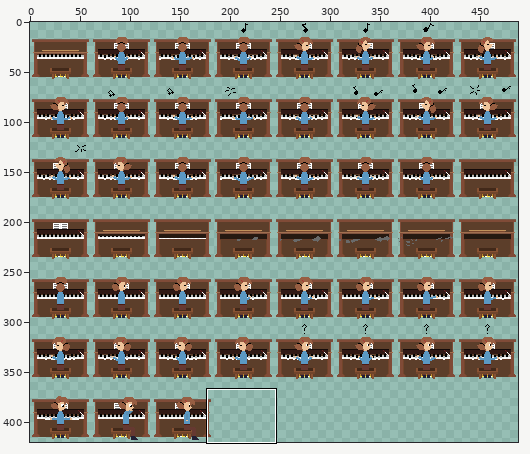
Edited in one commit: sprite sheet (scenes/scene_1_children/piano.png). The picture above shows the old version from afar; the outline marks the close-up.
Close-up. As it was:
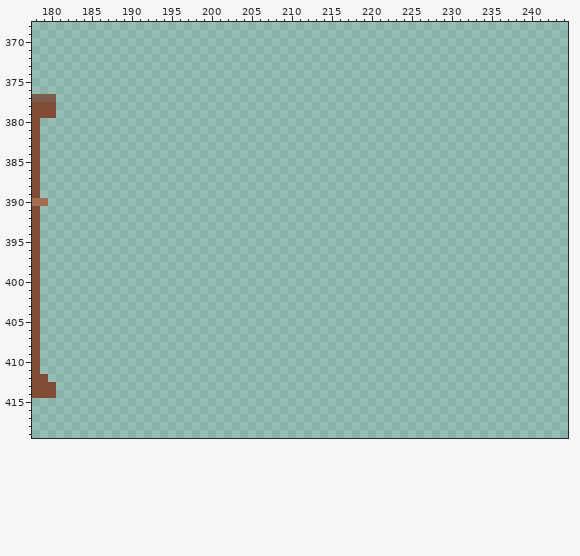
The file is 488x420 pixels. Colours within 5 levels of each other are drawn and written as one. Shown: x 178..244, y 368..419. The commit also changed other parts of the picture, which this record leaves out.
After:
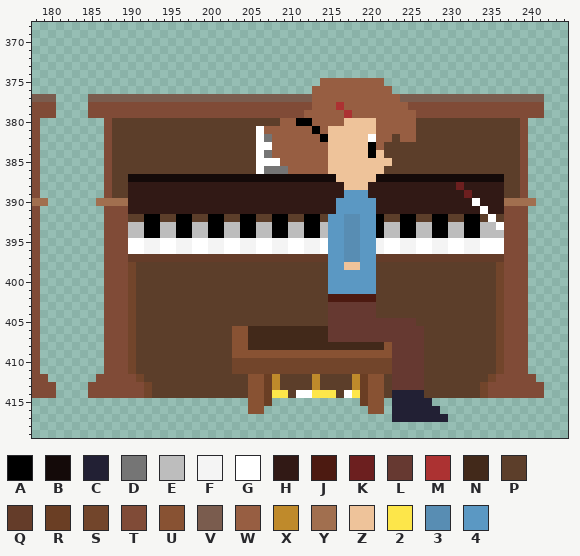
Palette (. is transparent): A #000000  B #140a09  C #222034  D #757575  E #bdbdbd  F #f4f4f4  G #ffffff  H #311915  J #4c1a11  K #6c1f1f  L #663931  M #ac3232  N #42291a  P #5c3e2a  Q #643c29  R #6a3e24  S #72452b  T #804b37  U #885233  V #7a5c4e  W #975e42  X #bf8a2b  Y #a16f4f  Z #eec39a  2 #fde64a  3 #588db3  4 #5b98c3
Change:
@@ x 178..244 @@
 374 ...................................................................
-375 ...................................................................
-376 ...................................................................
-377 VVV................................................................
-378 TTT................................................................
-379 TTT................................................................
-380 T..................................................................
-381 T..................................................................
-382 T..................................................................
-383 T..................................................................
-384 T..................................................................
-385 T..................................................................
-386 T..................................................................
-387 T..................................................................
-388 T..................................................................
-389 T..................................................................
-390 YY.................................................................
-391 T..................................................................
-392 T..................................................................
-393 T..................................................................
-394 T..................................................................
-395 T..................................................................
-396 T..................................................................
-397 T..................................................................
-398 T..................................................................
-399 T..................................................................
-400 T..................................................................
-401 T..................................................................
-402 T..................................................................
-403 T..................................................................
-404 T..................................................................
-405 T..................................................................
-406 T..................................................................
-407 T..................................................................
-408 T..................................................................
-409 T..................................................................
-410 T..................................................................
-411 T..................................................................
-412 TT.................................................................
-413 TTT................................................................
-414 TTT................................................................
-415 ...................................................................
-416 ...................................................................
-417 ...................................................................
+375 ....................................WWWWWWWW.......................
+376 ...................................WWWWWWWWWW......................
+377 VVV....VVVVVVVVVVVVVVVVVVVVVVVVVVVVWWWWWWWWWWWVVVVVVVVVVVVVVVVVV...
+378 TTT....TTTTTTTTTTTTTTTTTTTTTTTTTTTTWWWMWWWWWWWWTTTTTTTTTTTTTTTTT...
+379 TTT....TTTTTTTTTTTTTTTTTTTTTTTTTTTWWWWWMWWWWWWWWTTTTTTTTTTTTTTTT...
+380 T........TPPPPPPPPPPPPPPPPPPPPPWWAAWWWWZZZZWWWWWPPPPPPPPPPPPPT.....
+381 T........TPPPPPPPPPPPPPPPPPPGWWWWWWAWZZZZZZWWWWWPPPPPPPPPPPPPT.....
+382 T........TPPPPPPPPPPPPPPPPPPGDWWWWWWAZZZZZGWWPWWPPPPPPPPPPPPPT.....
+383 T........TPPPPPPPPPPPPPPPPPPGGWWWWWWWZZZZZAWPPPPPPPPPPPPPPPPPT.....
+384 T........TPPPPPPPPPPPPPPPPPPGDWWWWWWWZZZZZAZPPPPPPPPPPPPPPPPPT.....
+385 T........TPPPPPPPPPPPPPPPPPPGGGWWWWWWZZZZZZZZPPPPPPPPPPPPPPPPT.....
+386 T........TPPPPPPPPPPPPPPPPPPGDDDWWWWWZZZZZZZPPPPPPPPPPPPPPPPPT.....
+387 T........TPPBBBBBBBBBBBBBBBBBBBBBBBBBBZZZZZBBBBBBBBBBBBBBBBPPT.....
+388 T........TPPHHHHHHHHHHHHHHHHHHHHHHHHHHHZZZHHHHHHHHHHHKHHHHHPPT.....
+389 T........TPPHHHHHHHHHHHHHHHHHHHHHHHHHHH444HHHHHHHHHHHHKHHHHPPT.....
+390 YY......YYYYHHHHHHHHHHHHHHHHHHHHHHHHHH44444HHHHHHHHHHHHGHHHYYYY....
+391 T........TTTHHHHHHHHHHHHHHHHHHHHHHHHHH44444HHHHHHHHHHHHHGHHTTT.....
+392 T........TTTPPAAPPAAPPAAPPAAPPAAPPAAP443344APPAAPPAAPPAAPGPTTT.....
+393 T........TTTEEAAEEAAEEAAEEAAEEAAEEAAE443344AEEAAEEAAEEAAEEGTTT.....
+394 T........TTTEEAAEEAAEEAAEEAAEEAAEEAAE443344AEEAAEEAAEEAAEEETTT.....
+395 T........TTTGGFFGGFFGGFFGGFFGGFFGGFFG443344FGGFFGGFFGGFFGGGTTT.....
+396 T........TTTGGFFGGFFGGFFGGFFGGFFGGFFG443344FGGFFGGFFGGFFGGGTTT.....
+397 T........TTTQQQQQQQQQQQQQQQQQQQQQQQQQ443344QQQQQQQQQQQQQQQQTTT.....
+398 T........TTTSPPPPPPPPPPPPPPPPPPPPPPPP44ZZ44PPPPPPPPPPPPPPPSTTT.....
+399 T........TTTSPPPPPPPPPPPPPPPPPPPPPPPP444444PPPPPPPPPPPPPPPSTTT.....
+400 T........TTTSPPPPPPPPPPPPPPPPPPPPPPPP444444PPPPPPPPPPPPPPPSTTT.....
+401 T........TTTSPPPPPPPPPPPPPPPPPPPPPPPP444444PPPPPPPPPPPPPPPSTTT.....
+402 T........TTTSPPPPPPPPPPPPPPPPPPPPPPPPJJJJJJPPPPPPPPPPPPPPPSTTT.....
+403 T........TTTSPPPPPPPPPPPPPPPPPPPPPPPPLLLLLLPPPPPPPPPPPPPPPSTTT.....
+404 T........TTTSPPPPPPPPPPPPPPPPPPPPPPPPLLLLLLPPPPPPPPPPPPPPPSTTT.....
+405 T........TTTSPPPPPPPPPPPPPPPPPPPPPPPPLLLLLLLLLLLPPPPPPPPPPSTTT.....
+406 T........TTTSPPPPPPPPPPPPUUNNNNNNNNNNLLLLLLLLLLLLPPPPPPPPPSTTT.....
+407 T........TTTSPPPPPPPPPPPPUUNNNNNNNNNNLLLLLLLLLLLLPPPPPPPPPSTTT.....
+408 T........TTTSPPPPPPPPPPPPUUNNNNNNNNNNNNNNNNNULLLLPPPPPPPPPSTTT.....
+409 T........TTTSPPPPPPPPPPPPUUUUUUUUUUUUUUUUUUUULLLLPPPPPPPPPSTTT.....
+410 T........TTTSPPPPPPPPPPPPSSSSSSSSSSSSSSSSSSSSLLLLPPPPPPPPPSTTT.....
+411 T........TTTSPPPPPPPPPPPPSSSSSSSSSSSSSSSSSSSSLLLLPPPPPPPPPSTTT.....
+412 TT......TTTTTSPPPPPPPPPPPPPUURXPPPPXPPPPXRUUPLLLLPPPPPPPPSTTTTT....
+413 TTT....TTTTTTTSPPPPPPPPPPPPUURXPPPPXPPPPXRUUPLLLLPPPPPPPSTTTTTTT...
+414 TTT....TTTTTTTSPPPPPPPPPPPPUUR22PGG222PG2RUUPCCCCPPPPPPPSTTTTTTT...
+415 ...........................UUR...........RUU.CCCCC.................
+416 ...........................UU.............UU.CCCCCC................
+417 .............................................CCCCCCC...............
 418 ...................................................................
Where, in picture pixels (left, top, right, bottom), the same in both close-ups:
added: (88, 78, 544, 422)
